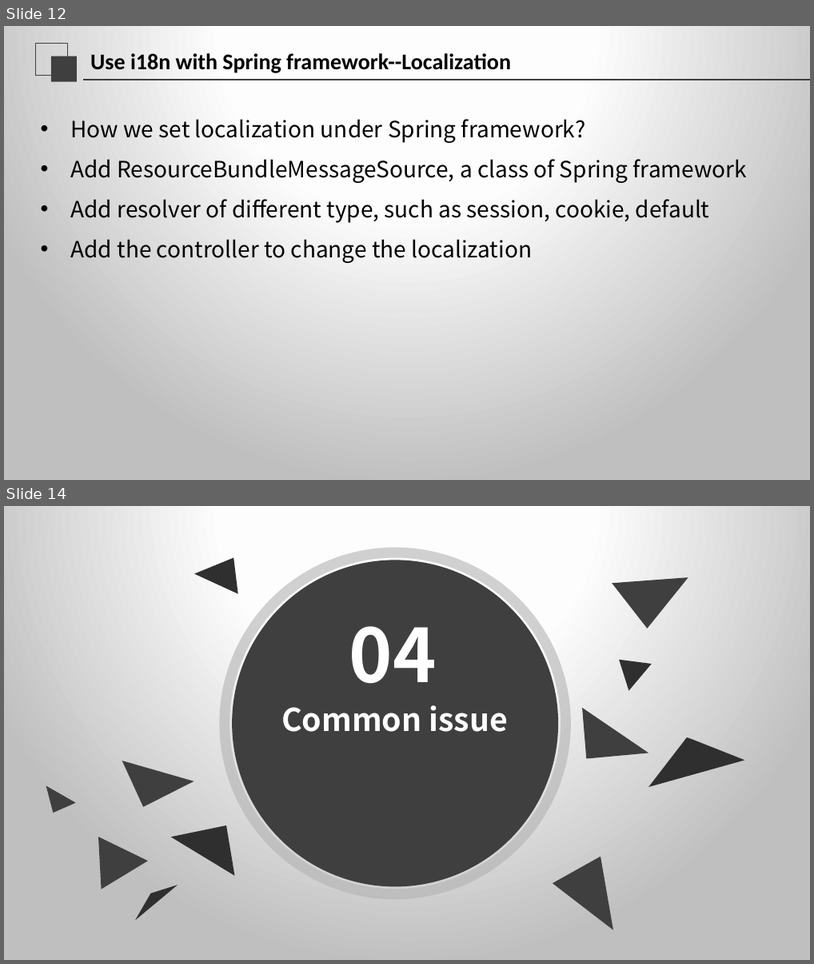
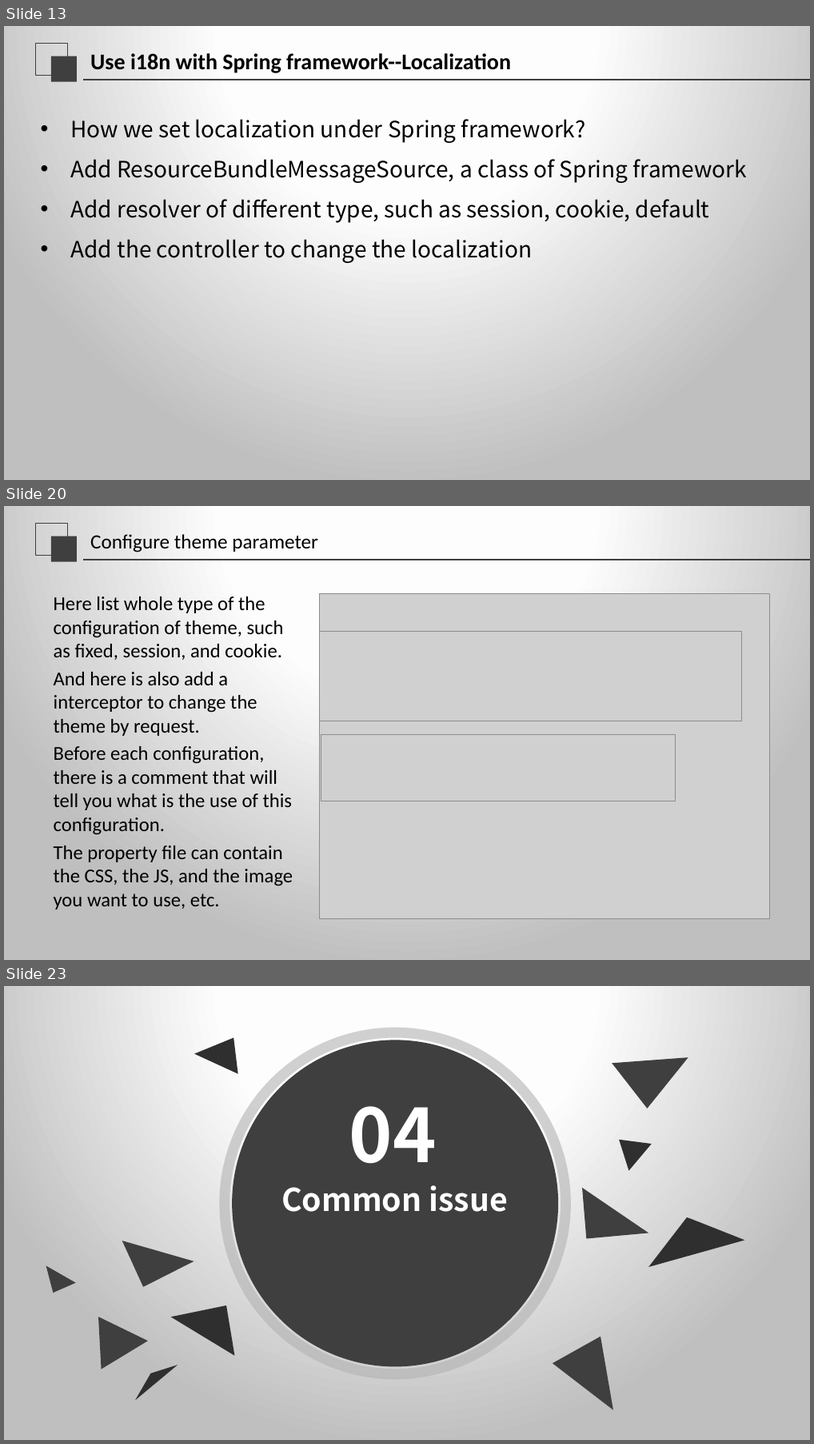
Before and after one commit to jishiting/SpringI18N, a slide deck: Internationalization.pptx. Shown one above the other, each under a label of ours: slides 12 and 14 before the commit, slides 13, 20 and 23 after it; the slides between them are not shown. The pictures are 814x964 and 814x1444 pixels, drawn with LibreOffice and Linux fonts; fonts in the diff are those of the drawing; grey boxes stand for pictures. Boxes give left, top, right and bottom in pixels: in the first picture for what was removed or moved away, otherwise in the second. Text is boxed around its words. In the diff, an @@ line names an element or a change of style, - is before the commit and + after.

```diff
--- a/Internationalization.pptx
+++ b/Internationalization.pptx
@@ slide 20 added at box(4, 506, 810, 960), background gradient #FFFFFF to #FEFEFE to #BFBFBF; not listed: 3 template elements that a slide beside it also shows @@
@@ title added at box(90, 534, 318, 552), 18 pt, text #000000 @@
+Configure theme parameter
@@ text added at box(54, 596, 293, 906), 17.6 pt, text #000000 @@
+Here list whole type of the configuration of theme, such as fixed, session, and cookie.
+And here is also add a interceptor to change the theme by request.
+Before each configuration, there is a comment that will tell you what is the use of this configuration.
+The property file can contain the CSS, the JS, and the image you want to use, etc.
@@ picture added at box(319, 594, 770, 919) @@
@@ picture added at box(319, 631, 742, 720) @@
@@ picture added at box(321, 734, 676, 800) @@
@@ what was slide 12 is now slide 13 @@
@@ what was slide 14 is now slide 23 @@
```
Also in this commit, not shown: 2 slides changed, 9 other slides added, 1 slide removed.
